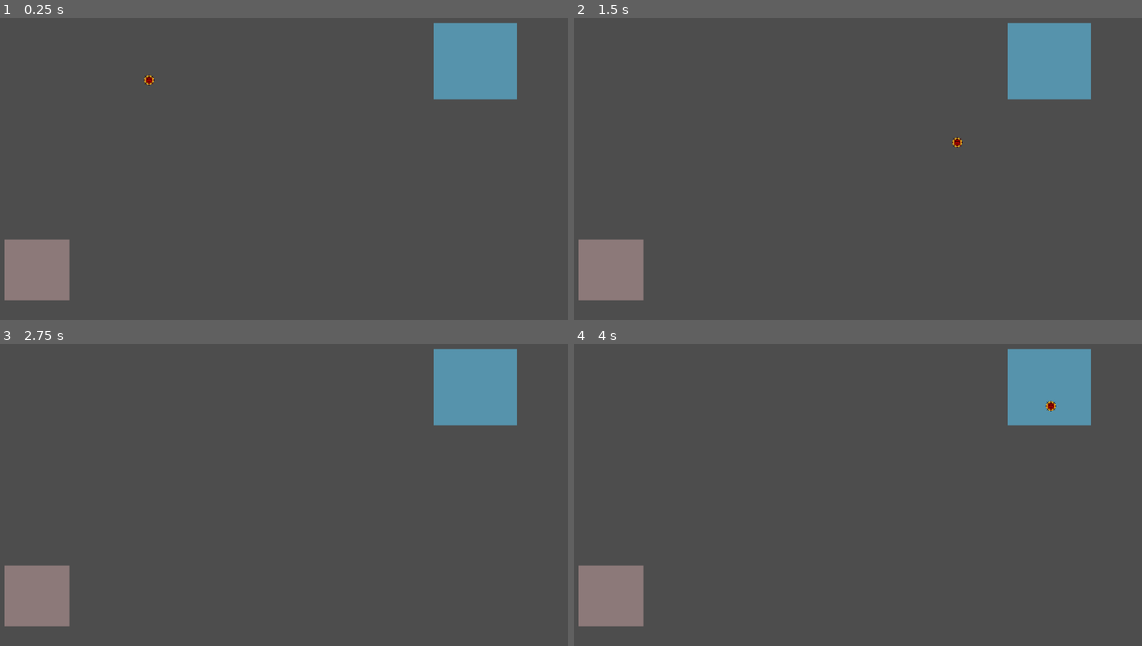
Above: before the commit, frames 1-4 (two rows, left to right).
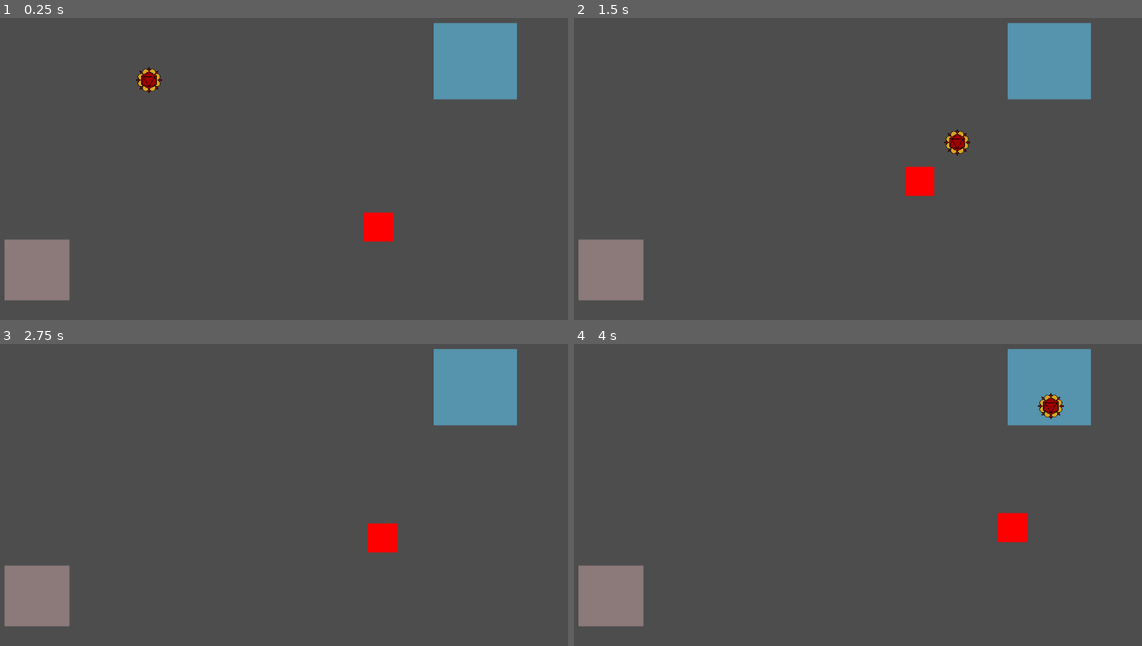
Above: after the commit, the same moments.

Repository: Haaki-/iDidNotAskHowBigTheRoomIs
Game: Godot game, scene res://Scene/game_root.tscn
The game is run twice, just before and just after one commit, with the same random seed, the same clock (stepped at 60 frames per second) and the same inputs.
Inputs:
- Up to frame 1 (0.25 s): no input
- Up to frame 2 (1.5 s): hold D (MoveRight) 0.53-1.28 s; hold S (MoveDown) from 1.28 s (still down)
- Up to frame 3 (2.75 s): release S (MoveDown) at 2.03 s; hold D (MoveRight) from 2.03 s (still down)
- Up to frame 4 (4 s): release D (MoveRight) at 2.78 s; hold W (MoveUp) 2.78-3.53 s; hold A (MoveLeft) from 3.53 s (still down)

The runs differ from the first frame. In frame 1, 0.8% of the frame differs, in the area x 23-70%, y 16-75%; in frame 2, 0.8%, in the area x 58-70%, y 36-60%; in frame 3, 0.5%; in frame 4, 0.8%.

Commit message:
Added a basic enemy script
just a red square that follows the player for now

Diff:
--- /dev/null
+++ b/Scene/enemy_flame.tscn
@@ -0,0 +1,27 @@
+[gd_scene load_steps=3 format=3 uid="uid://ba2muuscgau2h"]
+
+[ext_resource type="Script" path="res://Script/enemy.gd" id="1_wkhlp"]
+
+[sub_resource type="CircleShape2D" id="CircleShape2D_msugc"]
+radius = 31.1448
+
+[node name="EnemyFlame" type="CharacterBody2D"]
+position = Vector2(0, -1)
+script = ExtResource("1_wkhlp")
+
+[node name="ColorRect" type="ColorRect" parent="."]
+anchors_preset = 8
+anchor_left = 0.5
+anchor_top = 0.5
+anchor_right = 0.5
+anchor_bottom = 0.5
+offset_left = -28.0
+offset_top = -28.0
+offset_right = 28.0
+offset_bottom = 28.0
+grow_horizontal = 2
+grow_vertical = 2
+color = Color(1, 0, 0, 1)
+
+[node name="CollisionShape2D" type="CollisionShape2D" parent="."]
+shape = SubResource("CircleShape2D_msugc")
--- a/Scene/game_root.tscn
+++ b/Scene/game_root.tscn
@@ -1,6 +1,7 @@
-[gd_scene load_steps=2 format=3 uid="uid://bxfqm2rc0v7f5"]
+[gd_scene load_steps=3 format=3 uid="uid://bxfqm2rc0v7f5"]
 
 [ext_resource type="PackedScene" uid="uid://cbcejo7wpd7ju" path="res://Scene/square_boi.tscn" id="1_swr3h"]
+[ext_resource type="PackedScene" uid="uid://ba2muuscgau2h" path="res://Scene/enemy_flame.tscn" id="2_u3mdk"]
 
 [node name="GameRoot" type="Node2D"]
 
@@ -19,4 +20,8 @@
 color = Color(0.54902, 0.47451, 0.47451, 1)
 
 [node name="SquareBoi" parent="." instance=ExtResource("1_swr3h")]
+unique_name_in_owner = true
 position = Vector2(347, 186)
+
+[node name="EnemyFlame" parent="." instance=ExtResource("2_u3mdk")]
+position = Vector2(799, 476)
--- a/Scene/square_boi.tscn
+++ b/Scene/square_boi.tscn
@@ -4,13 +4,14 @@
 [ext_resource type="Texture2D" uid="uid://3ye7bt6g8bu" path="res://Sprite/LeagueLogo.png" id="2_0lad0"]
 
 [sub_resource type="CircleShape2D" id="CircleShape2D_aynke"]
+radius = 25.02
 
 [node name="SquareBoi" type="CharacterBody2D"]
 script = ExtResource("1_8rxiq")
 
 [node name="LeagueLogo" type="Sprite2D" parent="."]
 position = Vector2(4.76837e-07, 2.38419e-07)
-scale = Vector2(0.0068415, 0.0068415)
+scale = Vector2(0.0159635, 0.0159635)
 texture = ExtResource("2_0lad0")
 
 [node name="CollisionShape2D" type="CollisionShape2D" parent="."]
--- /dev/null
+++ b/Script/enemy.gd
@@ -0,0 +1,15 @@
+extends CharacterBody2D
+
+@onready var player = %SquareBoi
+
+var health
+
+func _physics_process(_delta):
+
+	var direction = global_position.direction_to(player.global_position)
+
+	var target_velocity = direction * 100
+
+	velocity += (target_velocity - velocity) * 0.1
+
+	move_and_slide()
